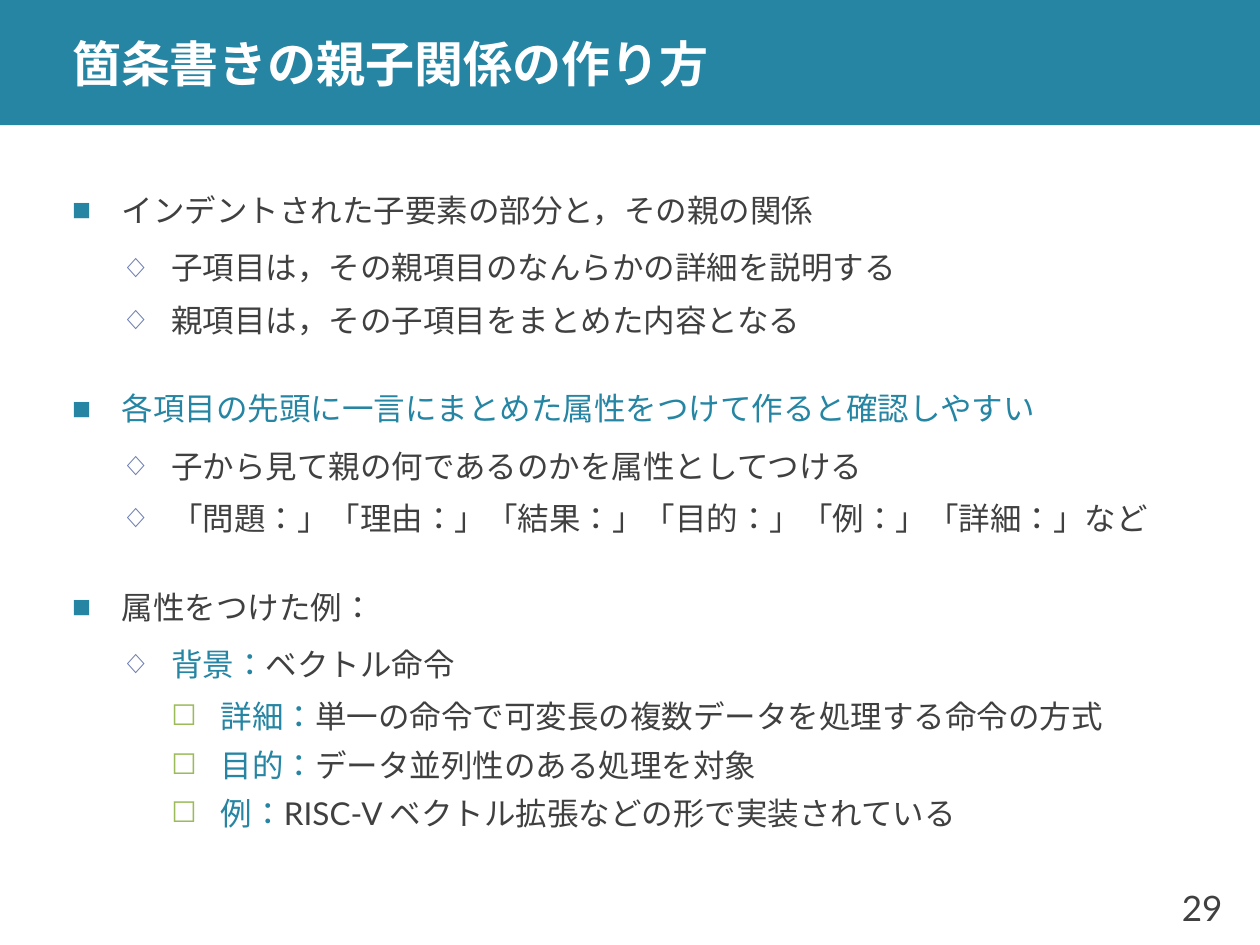
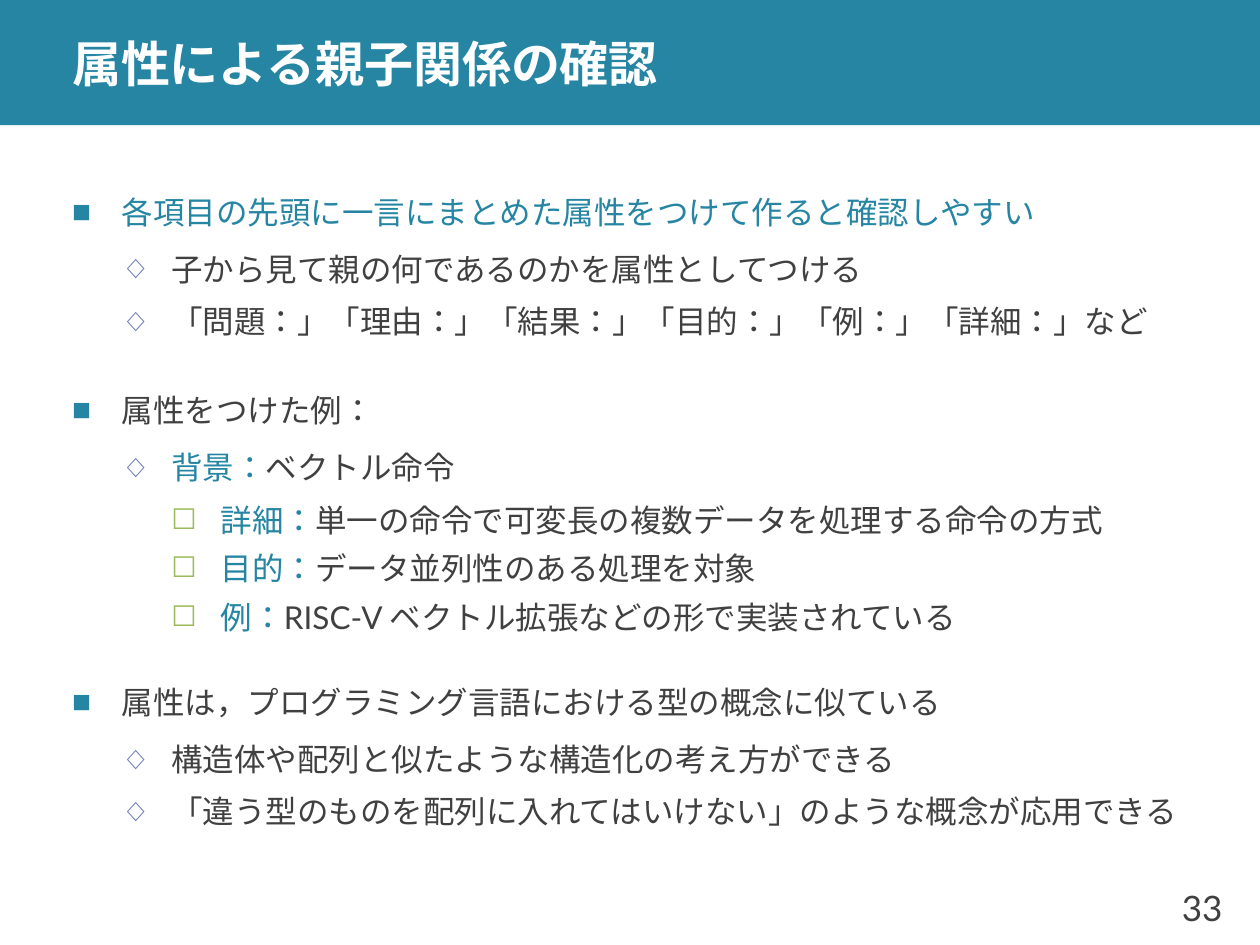
Before and after one commit to shioya-lab/how-to, a slide deck: slide 33 of plot.pptx (slide 29 before the commit). Drawn at 1260x945 pixels with LibreOffice and Linux fonts; fonts in the diff are those of the drawing. Boxes give left, top, right and bottom in pixels: in the first picture for what was removed or moved away, otherwise in the second. Text is boxed around its words. In the diff, an @@ line names an element or a change of style, - is before the commit and + after.

Commit message:
plot を v14 に
p.9 親子関係が厳密ではない点を追加
p.20 背景の話題の絞り方を追加
p.33-p.35 属性や話題によるまとめかたを加筆
p.56 全体プロットの親子関係の注意を追加
p.64 イントロの書き出しについての注意を追加

```diff
--- a/plot.pptx
+++ b/plot.pptx
@@ title at (72, 40, 658, 87): text changed @@
-箇条書きの親子関係の作り方
+属性による親子関係の確認
@@ text at (122, 195, 895, 335): paragraphs removed @@
-■ インデントされた子要素の部分と，その親の関係
-  ◇ 子項目は，その親項目のなんらかの詳細を説明する
-  ◇ 親項目は，その子項目をまとめた内容となる
@@ text at (122, 687, 1177, 826): paragraphs added @@
+■ 属性は，プログラミング言語における型の概念に似ている
+  ◇ 構造体や配列と似たような構造化の考え方ができる
+  ◇ 「違う型のものを配列に入れてはいけない」のような概念が応用できる
@@ page number at (1182, 895, 1223, 922): text changed @@
-29
+33
```
Also in this commit, not shown: 11 other slides changed, 7 slides added, 1 other file.
